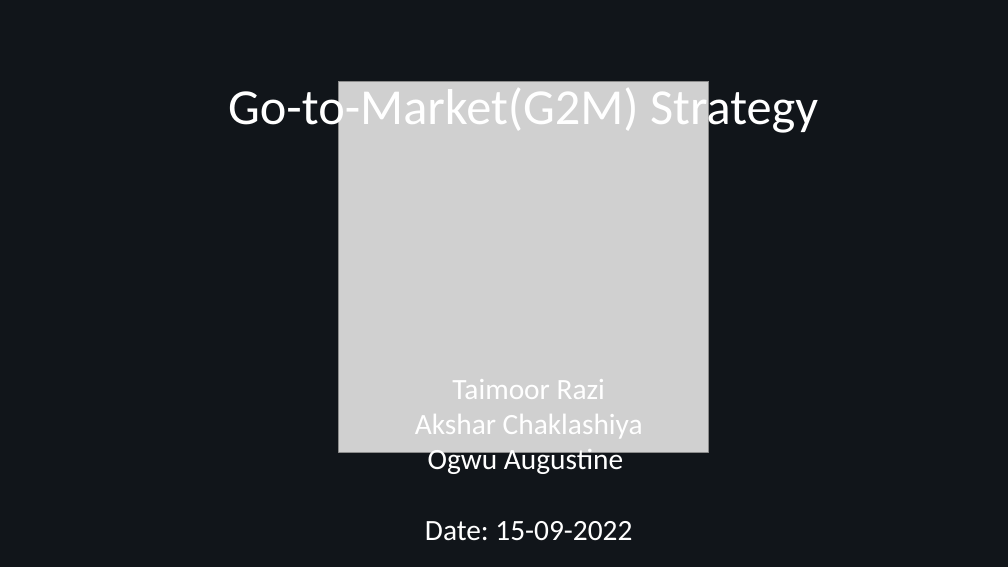
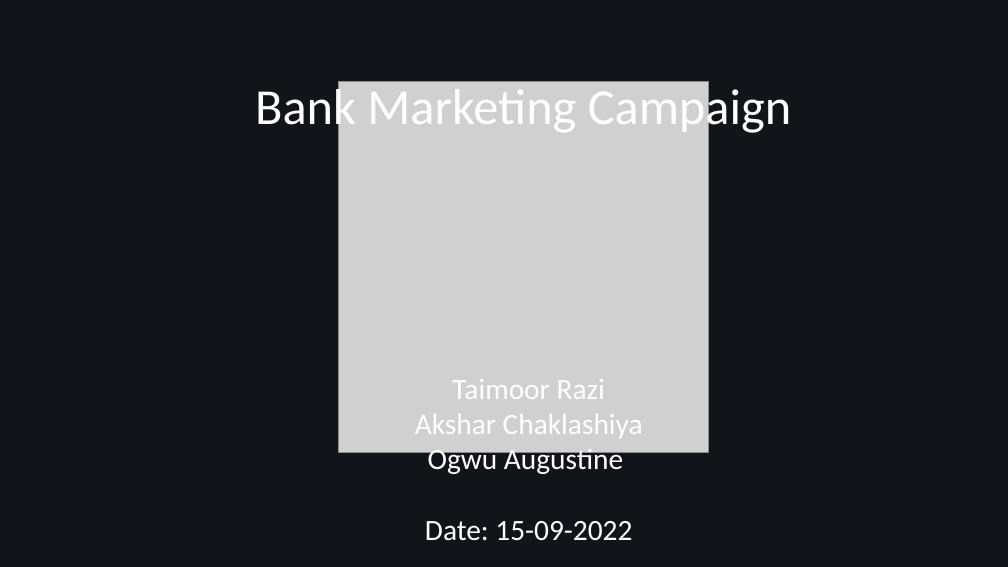
Before and after one commit to taimoorRazi/Bank-Marketing-Project, a slide deck: slide 1 of Week 11/Bank Marketing Campaign Presentation.pptx. Drawn at 1008x567 pixels with LibreOffice and Linux fonts; fonts in the diff are those of the drawing; grey boxes stand for pictures. Boxes give left, top, right and bottom in pixels: in the first picture for what was removed or moved away, otherwise in the second. Text is boxed around its words. In the diff, an @@ line names an element or a change of style, - is before the commit and + after.

Commit message:
Week 11 - Corrected presentation

```diff
--- a/Week 11/Bank Marketing Campaign Presentation.pptx
+++ b/Week 11/Bank Marketing Campaign Presentation.pptx
@@ text at (255,83,791,136): text changed @@
-Go-to-Market(G2M) Strategy
+Bank Marketing Campaign
```
